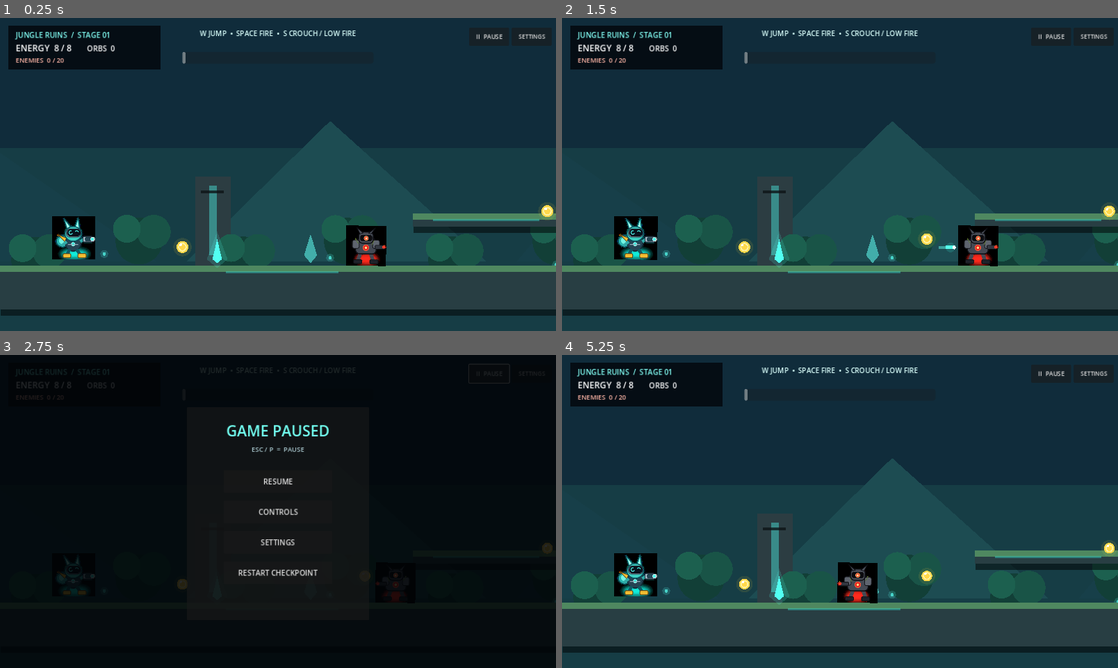
Above: before the commit, frames 1-4 (two rows, left to right).
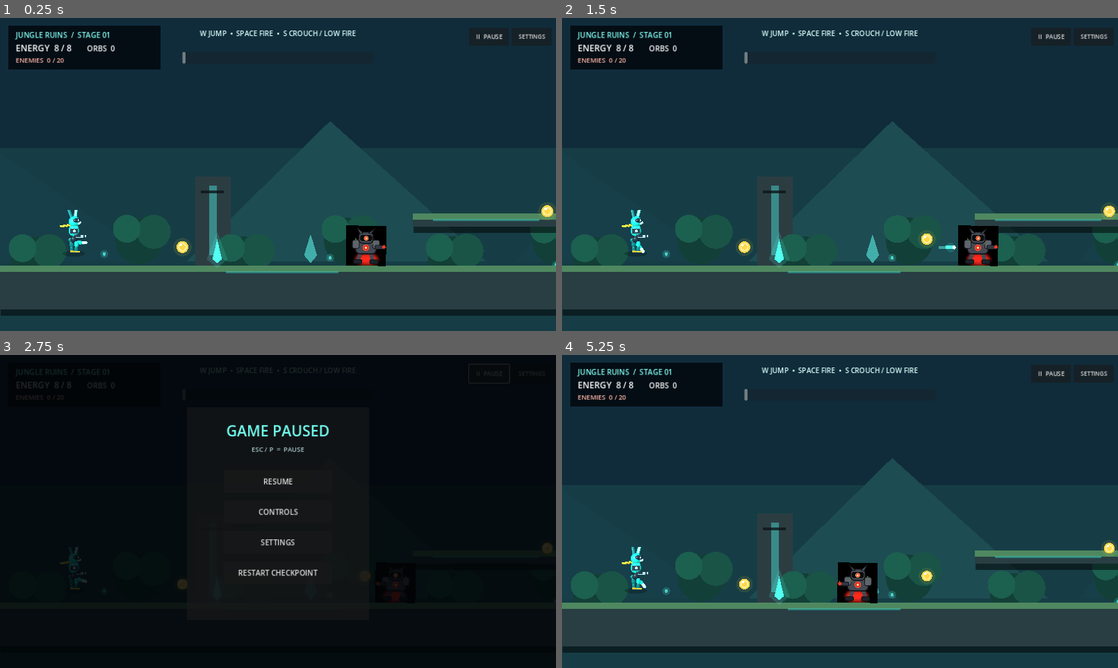
Above: after the commit, the same moments.

Repository: ilia55555/game-2D
Game: Godot game, scene res://scenes/main.tscn
The game is run twice, just before and just after one commit, with the same random seed, the same clock (stepped at 60 frames per second) and the same inputs.
Inputs:
- Up to frame 1 (0.25 s): no input
- Up to frame 2 (1.5 s): tap Enter at 0.5 s; hold D 0.53-1.25 s; tap P at 0.6 s; tap Space at 0.77 s; click "RESTART CHECKPOINT" at 1.25 s
- Up to frame 3 (2.75 s): click "II PAUSE" at 2 s
- Up to frame 4 (5.25 s): click "RESTART CHECKPOINT" at 2.75 s; click "SETTINGS" at 3.5 s; click "BACK" at 4.25 s; click "RESTART CHECKPOINT" at 5 s

The runs differ from the first frame. In frame 1, 1.0% of the frame differs, in the area x 9-18%, y 61-78%; in frame 2, 1.0%; in frame 3, 0.1%; in frame 4, 1.0%.

Commit message:
اتصال قهرمان به مدل سه‌بعدی زنده و مفصلی

Diff:
--- a/scripts/player.gd
+++ b/scripts/player.gd
@@ -1,5 +1,7 @@
 extends CharacterBody2D
 class_name Player
+
+const HeroModel3DScript = preload("res://scripts/hero_model_3d.gd")
 
 signal health_changed(value: int)
 signal coins_changed(value: int)
@@ -36,6 +38,8 @@
 var spawn_position := Vector2.ZERO
 var bullet_scene_owner: Node = null
 var sprite: Sprite2D
+var model_viewport: SubViewport
+var hero_model: HeroModel3D
 var collision_node: CollisionShape2D
 var crouching := false
 
@@ -54,11 +58,7 @@
 	collision_node.position = Vector2(0, -4)
 	add_child(collision_node)
 
-	sprite = Sprite2D.new()
-	sprite.texture = load("res://assets/characters/hero.png")
-	sprite.scale = Vector2(0.78, 0.78)
-	sprite.position = Vector2(0, -36)
-	add_child(sprite)
+	build_live_3d_character()
 
 	health_changed.emit(health)
 	queue_redraw()
@@ -69,27 +69,69 @@
 
 	if sprite:
 		sprite.flip_h = facing < 0.0
-		var speed_ratio := clampf(absf(velocity.x) / RUN_SPEED, 0.0, 1.0)
-		if crouching:
-			sprite.position.y = -20.0
-			sprite.rotation = lerpf(sprite.rotation, 0.0, 0.22)
-		elif is_on_floor():
-			sprite.position.y = -36.0 + sin(visual_time * 17.0) * 2.4 * speed_ratio
-			sprite.rotation = lerpf(sprite.rotation, velocity.x / RUN_SPEED * 0.055, 0.18)
-		else:
-			sprite.position.y = -38.0
-			sprite.rotation = lerpf(sprite.rotation, velocity.x / RUN_SPEED * 0.12, 0.12)
-
-		if invulnerability_timer > 0.0:
-			sprite.visible = int(invulnerability_timer * 18.0) % 2 == 0
-		else:
-			sprite.visible = true
-
-		if is_on_floor() and absf(velocity.x) > 430.0 and afterimage_timer <= 0.0:
-			spawn_afterimage()
-			afterimage_timer = 0.075
+		sprite.visible = int(invulnerability_timer * 18.0) % 2 == 0 if invulnerability_timer > 0.0 else true
+
+	if hero_model:
+		var fire_pulse := 1.0 if shoot_timer > SHOOT_COOLDOWN * 0.55 else 0.0
+		hero_model.set_motion(velocity.x / RUN_SPEED, velocity.y, is_on_floor(), crouching, fire_pulse)
+
+	if is_on_floor() and absf(velocity.x) > 430.0 and afterimage_timer <= 0.0:
+		spawn_afterimage()
+		afterimage_timer = 0.075
 
 	queue_redraw()
+
+func build_live_3d_character() -> void:
+	model_viewport = SubViewport.new()
+	model_viewport.name = "Hero3DViewport"
+	model_viewport.size = Vector2i(320, 320)
+	model_viewport.transparent_bg = true
+	model_viewport.render_target_update_mode = SubViewport.UPDATE_ALWAYS
+	model_viewport.own_world_3d = true
+	add_child(model_viewport)
+
+	var environment := Environment.new()
+	environment.background_mode = Environment.BG_COLOR
+	environment.background_color = Color(0, 0, 0, 0)
+	environment.ambient_light_source = Environment.AMBIENT_SOURCE_COLOR
+	environment.ambient_light_color = Color("b8e9e5")
+	environment.ambient_light_energy = 1.15
+
+	var world_environment := WorldEnvironment.new()
+	world_environment.environment = environment
+	model_viewport.add_child(world_environment)
+
+	var key_light := DirectionalLight3D.new()
+	key_light.light_color = Color("d8ffff")
+	key_light.light_energy = 1.35
+	key_light.rotation_degrees = Vector3(-28, -32, 0)
+	model_viewport.add_child(key_light)
+
+	var rim_light := OmniLight3D.new()
+	rim_light.light_color = Color("39fff0")
+	rim_light.light_energy = 2.0
+	rim_light.omni_range = 6.0
+	rim_light.position = Vector3(-2.4, 2.3, 2.8)
+	model_viewport.add_child(rim_light)
+
+	hero_model = HeroModel3DScript.new()
+	hero_model.position = Vector3(0, -0.15, 0)
+	model_viewport.add_child(hero_model)
+
+	var camera := Camera3D.new()
+	camera.projection = Camera3D.PROJECTION_ORTHOGONAL
+	camera.size = 4.7
+	model_viewport.add_child(camera)
+	camera.position = Vector3(0.15, 0.55, 6.5)
+	camera.look_at(Vector3(0.0, 0.45, 0.0), Vector3.UP)
+	camera.current = true
+
+	sprite = Sprite2D.new()
+	sprite.name = "Live3DCharacter"
+	sprite.texture = model_viewport.get_texture()
+	sprite.position = Vector2(0, -46)
+	sprite.scale = Vector2(0.34, 0.34)
+	add_child(sprite)
 
 func _physics_process(delta: float) -> void:
 	shoot_timer = maxf(0.0, shoot_timer - delta)
@@ -154,7 +196,7 @@
 			recoil.tween_property(sprite, "scale", old_scale, 0.08)
 
 func update_crouch_state() -> void:
-	if collision_node == null or sprite == null:
+	if collision_node == null:
 		return
 	var capsule := collision_node.shape as CapsuleShape2D
 	if capsule == null:
@@ -162,12 +204,9 @@
 	if crouching:
 		capsule.height = 42.0
 		collision_node.position.y = 7.0
-		sprite.position.y = -20.0
-		sprite.scale = Vector2(0.82, 0.60)
 	else:
 		capsule.height = 64.0
 		collision_node.position.y = -4.0
-		sprite.scale = Vector2(0.78, 0.78)
 
 func take_damage(amount: int, source_x: float = 0.0) -> void:
 	if invulnerability_timer > 0.0:
@@ -228,15 +267,14 @@
 	ghost.texture = sprite.texture
 	ghost.scale = sprite.scale
 	ghost.flip_h = sprite.flip_h
-	ghost.rotation = sprite.rotation
 	ghost.global_position = global_position + sprite.position
-	ghost.modulate = Color(0.25, 1.0, 0.92, 0.24)
+	ghost.modulate = Color(0.25, 1.0, 0.92, 0.20)
 	ghost.z_index = z_index - 1
 	get_parent().add_child(ghost)
 	var fade := ghost.create_tween()
 	fade.set_parallel(true)
-	fade.tween_property(ghost, "modulate:a", 0.0, 0.23)
-	fade.tween_property(ghost, "scale", ghost.scale * 1.08, 0.23)
+	fade.tween_property(ghost, "modulate:a", 0.0, 0.18)
+	fade.tween_property(ghost, "scale", ghost.scale * 1.04, 0.18)
 	fade.chain().tween_callback(ghost.queue_free)
 
 func _draw() -> void:
